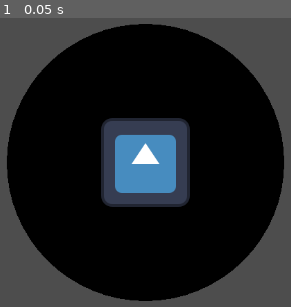
Above: before the commit, frame 1.
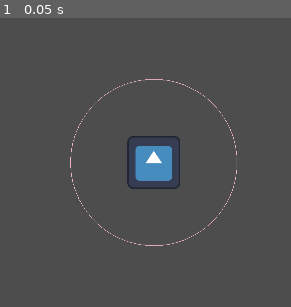
Above: after the commit, the same moment.

Repository: SeanCampbell255/Circle-Defender
Game: Godot game, scene res://player.tscn
The game is run twice, just before and just after one commit, with the same random seed, the same clock (stepped at 60 frames per second) and the same inputs. The engine's default icon, where the game draws it, is replaced by a stand-in: a white triangle on a blue panel in a dark square.
Inputs:
- Up to frame 1 (0.05 s): no input

The runs differ from the first frame. In frame 1, 67% of the frame differs, in the area x 2-98%, y 2-98%.

Commit message:
Window Settings
1920x1080, recentered player, always borderless fullscreen

Diff:
--- a/Player.gd
+++ b/Player.gd
@@ -6,4 +6,4 @@
 	queue_redraw()
 
 func _draw():
-	draw_circle( Vector2.ZERO, circleRadius, Color("BLACK") )
+	draw_arc( Vector2.ZERO, circleRadius, 0, TAU, 360, Color("PINK") )
--- a/player.tscn
+++ b/player.tscn
@@ -7,7 +7,7 @@
 radius = 200.0
 
 [node name="Player" type="Area2D"]
-position = Vector2(576, 324)
+position = Vector2(980, 540)
 script = ExtResource("1_878q4")
 circleRadius = 200.0
 metadata/_edit_group_ = true
--- a/project.godot
+++ b/project.godot
@@ -15,6 +15,14 @@
 config/features=PackedStringArray("4.1", "Mobile")
 config/icon="res://icon.svg"
 
+[display]
+
+window/size/viewport_width=1920
+window/size/viewport_height=1080
+window/size/mode=3
+window/size/resizable=false
+window/size/borderless=true
+
 [rendering]
 
 renderer/rendering_method="mobile"
